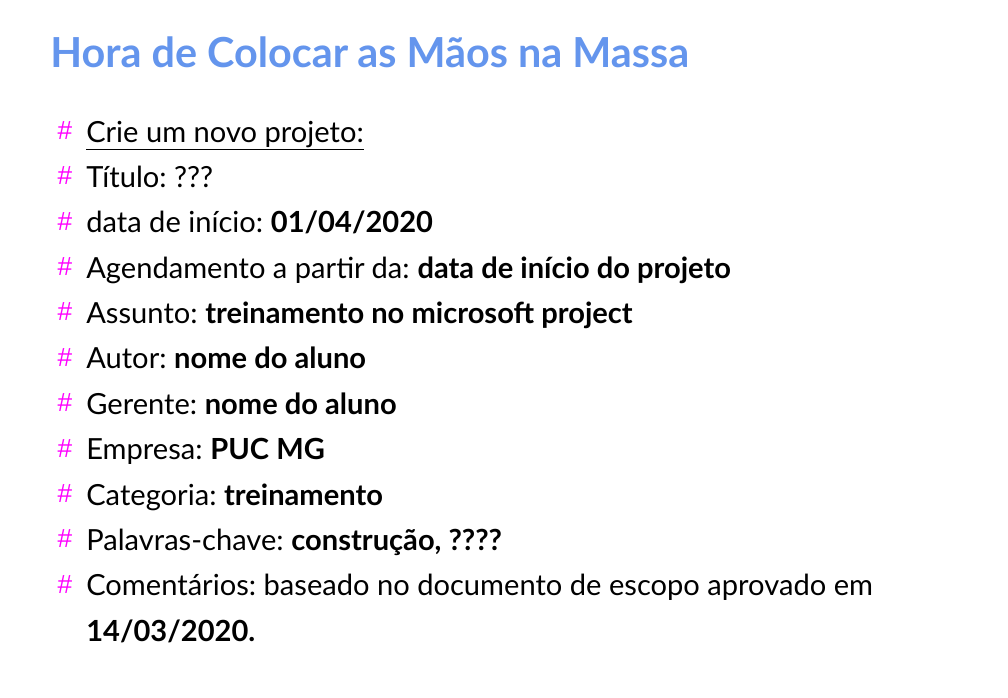
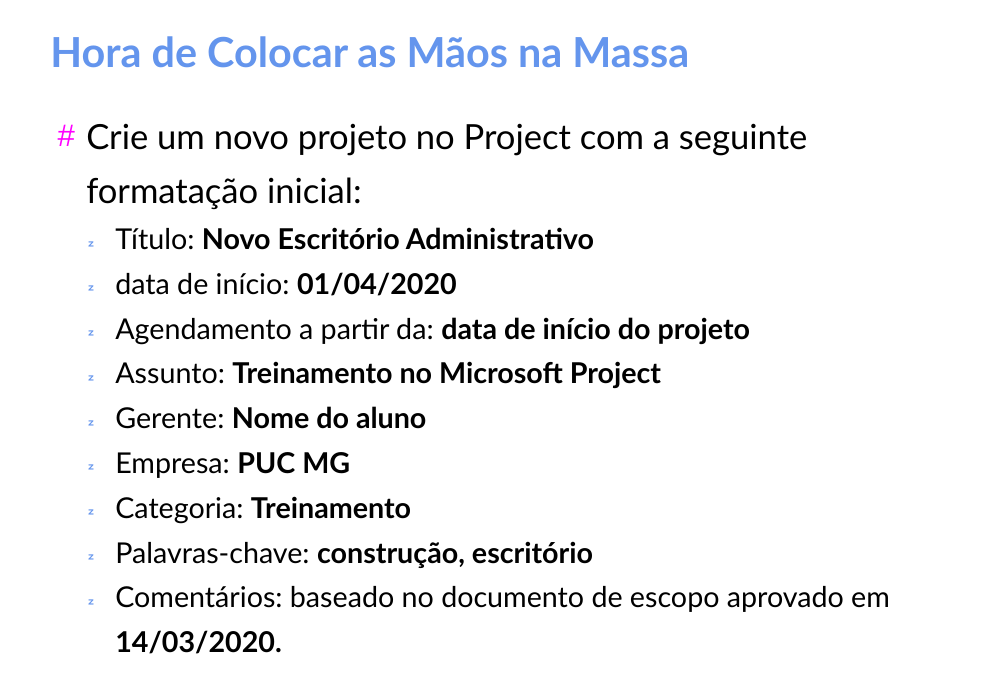
Before and after one commit to gomesluiz/gestao-de-projetos, a slide deck: slide 4 of aulas/project-aula-02.odp (slide 3 before the commit). Drawn at 1008x698 pixels with LibreOffice and Linux fonts; fonts in the diff are those of the drawing. Boxes give left, top, right and bottom in pixels: in the first picture for what was removed or moved away, otherwise in the second. Text is boxed around its words. In the diff, an @@ line names an element or a change of style, - is before the commit and + after.

```diff
--- a/aulas/project-aula-02.odp
+++ b/aulas/project-aula-02.odp
@@ text at (x1=86, y1=123, x2=807, y2=250): text changed; size 22.5 to 26.8 pt @@
-# Crie um novo projeto:
-# Título: ???
+# Crie um novo projeto no Project com a seguinte formatação inicial:
+   Título: Novo Escritório Administrativo
@@ text at (x1=115, y1=272, x2=890, y2=612): size 22.5 to 22.2 pt in "data de início: 01/04/2020", "Agendamento a partir da: data de início ...", "Empresa: PUC MG", "Comentários: baseado no documento de escopo aprovado ..."; bullet # to ; list level 1 to 2 in "data de início: 01/04/2020"; bullet colour #FF00FF to #6495ED; list level 1 to 2 in "Agendamento a partir da: data ..."; list level 1 to 2 in "Empresa: PUC MG"; list level 1 to 2 in "Comentários: baseado no documento de ..." @@
@@ text at (x1=115, y1=361, x2=661, y2=429): text changed; size 22.5 to 22.2 pt @@
-# Assunto: treinamento no microsoft project
-# Autor: nome do aluno
-# Gerente: nome do aluno
+   Assunto: Treinamento no Microsoft Project
+   Gerente: Nome do aluno
@@ text at (x1=115, y1=496, x2=593, y2=568): text changed; size 22.5 to 22.2 pt @@
-# Categoria: treinamento
-# Palavras-chave: construção, ????
+   Categoria: Treinamento
+   Palavras-chave: construção, escritório
```
Also in this commit, not shown: 5 other slides changed, 10 slides added, 1 slide removed.
